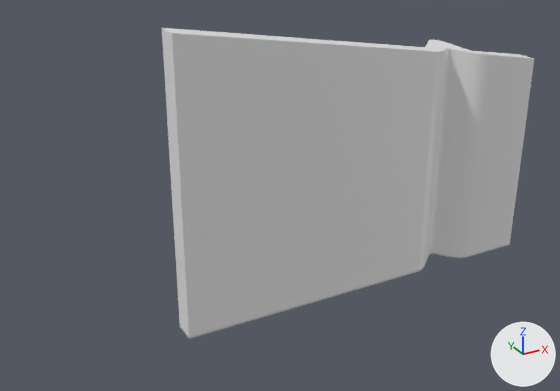
The FBX model Honk/Assets/---Art---/Mesh/Ramps/Glissade01.fbx, before and after one commit.
Before and after are seen from a camera (50 mm lens) standing at (-141.0, -196.9, 74.8) and looking at (-29.9, 5.0, -26.1). Lighting does not change. The marker at lower right points along +X, +Y and +Z. Where no turn or scale is listed for an object, it has been applied to the vertices.

The scene before the commit, as lines of its bpy script (objects in view):
```python
me_plane = bpy.data.meshes.new('Plane')
me_plane.from_pydata(...)  # 224 vertices, 222 faces; spans x -67.3..67.3, y -3.7..13.2, z -64.2..31.9
ob_plane = bpy.data.objects.new('Plane', me_plane)
ob_plane.location = (0.0, 0.0, 0.0)
```
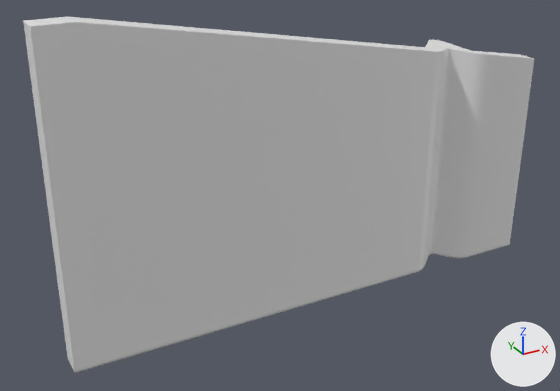
Scene script edits in JSON lines:
```json
{"block": "me_plane", "where": "# used by ob_plane; location = (0.0, 0.0, 0.0)"}
{"op": "remove", "block": "me_plane", "code": "me_plane.from_pydata(...)  # 224 vertices, 222 faces; spans x -67.3..67.3, y -3.7..13.2, z -64.2..31.9"}
{"op": "add", "block": "me_plane", "code": "me_plane.from_pydata(...)  # 248 vertices, 246 faces; spans x -103.3..67.3, y -3.7..13.2, z -64.2..37.2"}
{"block": "me_plane", "change": "me_plane part 1"}
{"block": "me_plane", "change": "8 vertices are removed from x -67.3, y -3.7..3.7, z -63.9..31.9"}
{"block": "me_plane", "change": "17 faces are deleted"}
{"block": "me_plane", "change": "6 vertices in x -67.0, y -3.7..3.7, z -63.9..-63.0 move by (-24.9, 0.0, 0.0)"}
{"block": "me_plane", "change": "4 vertices in x -67.3, y -3.7..3.7, z -63.9..-63.0 move by (-24.8, 0.0, 0.0)"}
{"block": "me_plane", "change": "4 vertices in x -67.0, y -3.7..3.7, z 31.9 move by (-24.9, 0.0, 5.2)"}
{"block": "me_plane", "change": "6 vertices move from x -67.3..-67.0, y -3.7..3.7, z 31.6..31.9 to x -92.1..-91.9, y -3.7..3.7, z 36.9..37.2"}
{"block": "me_plane", "change": "24 vertices are added at x -103.3..-92.1, y -3.7..3.7, z -63.9..37.2"}
{"block": "me_plane", "change": "8 new vertices lie (-11.0, 0.0, 0.0) away from vertices in x -67.3, y -3.7..3.7, z -63.9..31.9"}
{"block": "me_plane", "change": "41 new faces join them"}
```

Pixel boxes [x1, y1, x2, y2] of what changed, in the pictures (560 x 391 px):
```json
{"object": "Plane", "change": "reshaped", "before": [162, 28, 534, 339], "after": [23, 17, 534, 373], "on screen": "37% wider, 14% taller"}
{"part": 1, "of": "me_plane", "change": "built on", "before": [162, 28, 409, 339], "after": [23, 17, 409, 373]}
```
